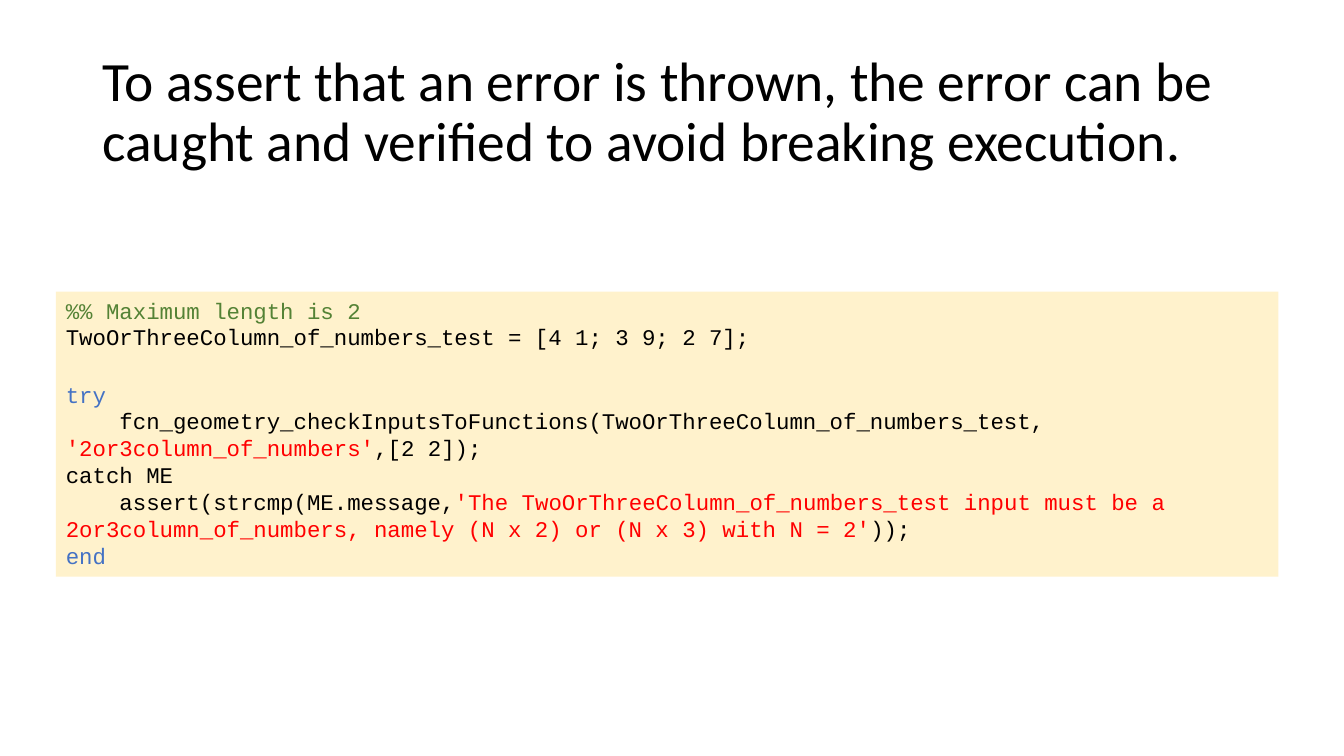
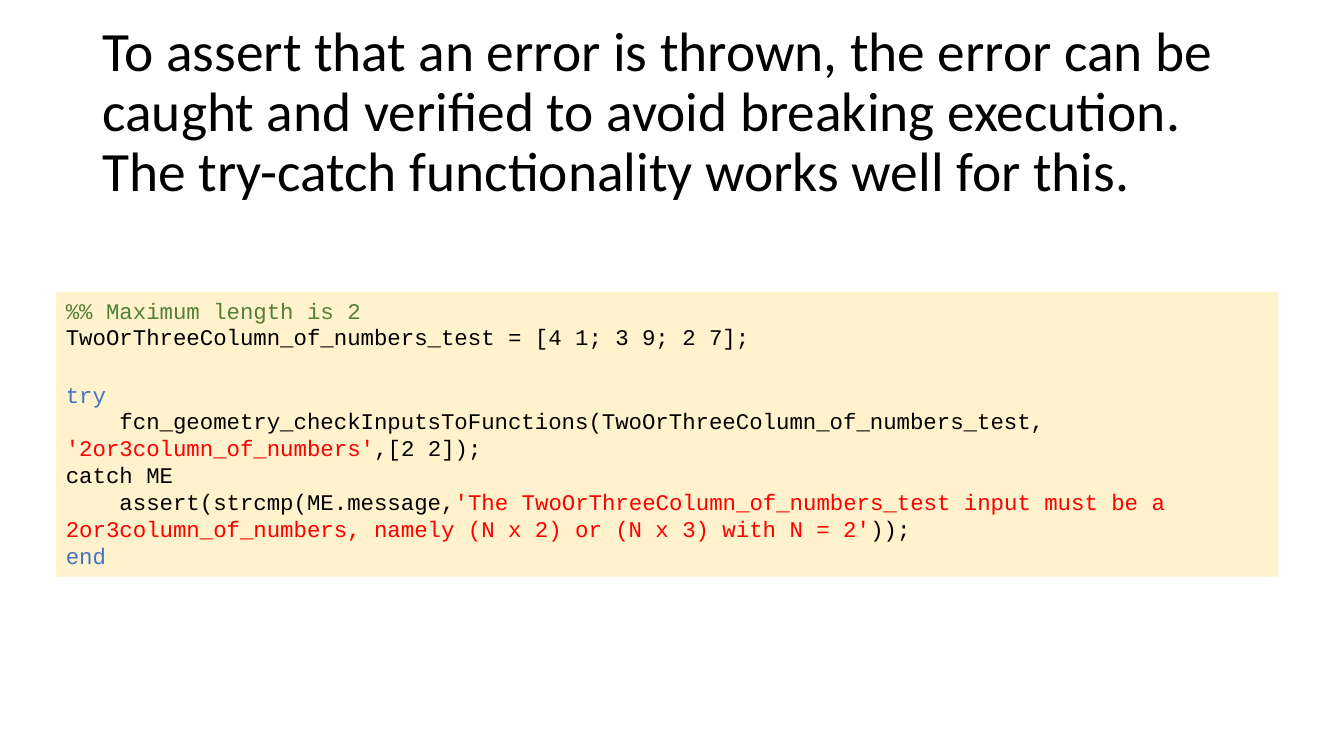
Before and after one commit to ivsg-psu/Errata_Tutorials_DebugTools, a slide deck: slide 7 of Documents/IVSG_unit_testing_and_TDD.pptx. Drawn at 1344x756 pixels with LibreOffice and Linux fonts; fonts in the diff are those of the drawing. Boxes give left, top, right and bottom in pixels: in the first picture for what was removed or moved away, otherwise in the second. Text is boxed around its words. In the diff, an @@ line names an element or a change of style, - is before the commit and + after.

Commit message:
added PPT to document entire library, created function for adding directories via single script call, minor other fixes.

```diff
--- a/Documents/IVSG_unit_testing_and_TDD.pptx
+++ b/Documents/IVSG_unit_testing_and_TDD.pptx
@@ title at (102,32,1212,200): text changed @@
-To assert that an error is thrown, the error can be caught and verified to avoid breaking execution.
+To assert that an error is thrown, the error can be caught and verified to avoid breaking execution. The try-catch functionality works well for this.
```
Also in this commit, not shown: 4 other slides changed, 10 other files.
